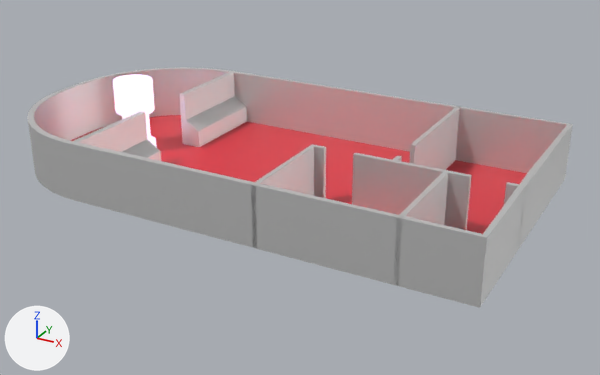
One commit to the Blender file Assets/Level.blend: the scene before it, then after it.
Camera for both pictures: a camera (50 mm lens) standing at (6.14, -14.76, 7.28) and looking at (-1.95, -0.05, -0.07). The lights are fixed; the arrows at lower left show +X, +Y and +Z.

The older version as bpy lines, for what is in view:
```python
ob_cube = bpy.data.objects.new('Cube', me_cube)
ob_cube.location = (0.0, 0.0, 0.0)
ob_cube.scale = (3.08, 3.08, 1.0)
ob_cube_001 = bpy.data.objects.new('Cube.001', me_cube_001)
ob_cube_001.location = (2.08, 2.08, 0.29)
ob_cube_003 = bpy.data.objects.new('Cube.003', me_cube_003)
ob_cube_003.location = (0.9, -0.17, 0.29)
ob_cube_004 = bpy.data.objects.new('Cube.004', me_cube_004)
ob_cube_004.location = (0.0, 0.0, 0.0)
ob_cube_004.scale = (3.08, 3.08, 1.0)
ob_cube_005 = bpy.data.objects.new('Cube.005', me_cube_005)
ob_cube_005.location = (-5.64, 1.51, 0.64)
ob_cube_006 = bpy.data.objects.new('Cube.006', me_cube_006)
ob_cube_006.location = (-5.62, -2.19, 0.64)
ob_cylinder = bpy.data.objects.new('Cylinder', me_cylinder)
ob_cylinder.location = (-6.48, 0.0, 0.54)
ob_cylinder.scale = (0.321, 0.321, 0.321)
```
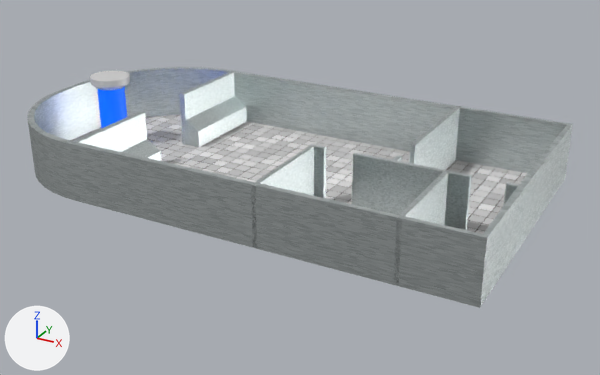
Commit message: Updated Level

Where the newer file only moved an object's origin or applied its transform, the numbers keep the older frame.

Where the change shows, as pixel boxes [x1, y1, x2, y2] in the pictures (600 x 375 px; the box of a moved part takes in the faces that stretch with it):
'Cube', recoloured
    both: [27, 67, 573, 308]
'Cube.004', recoloured (red to grey)
    both: [70, 115, 527, 234]
'Cube.003', recoloured
    both: [251, 144, 448, 286]
'Cube.001', recoloured
    both: [388, 106, 526, 251]
'Cube.005', recoloured (grey to white)
    both: [179, 72, 247, 147]
'Cylinder', recoloured, reshaped, moved
    before: [113, 74, 157, 148]
    after: [90, 71, 130, 128]
'Cube.006', recoloured
    both: [74, 111, 161, 161]
part 1 of me_cylinder, moved or reshaped
    before: [113, 79, 155, 141]
    after: [90, 75, 130, 128]
part 2 of me_cylinder, recoloured
    before: [150, 136, 157, 148]
part 3 of me_cylinder, recoloured
    before: [113, 74, 152, 85]
    after: [90, 71, 129, 81]

Patch to the scene script:
```diff
--- a/Assets/Level.blend.py
+++ b/Assets/Level.blend.py
@@ mat_material_001 @@
 mat_material_001 = principled_material('Material.001')
-mat_material_001.base_color = (0.8, 0.8, 0.8)  # white #e7e7e7
+mat_material_001.base_color = (1.0, 1.0, 1.0)  # white #ffffff
 mat_material_001.metallic = 0.692
@@ mat_galvanized_steel @@
+mat_galvanized_steel = bpy.data.materials.new('Galvanized Steel')
+# nodes: BsdfAnisotropic, Gamma, Math, Mix, MixShader, OutputMaterial, RGBToBW, TexNoise, TexVoronoi, Value
+# colours: white #efffff
@@ mat_1970_tiles @@
+mat_1970_tiles = bpy.data.materials.new('1970_tiles')
+# nodes: BsdfAnisotropic, BsdfDiffuse, Bump, Displacement, Mapping, Math, MixShader, OutputMaterial, TexBrick, TexCoord, TexNoise, ValToRGB, VectorMath
+# colours: white #ffffff, dark grey #4c4a4b, grey #b6b6b6, light grey #d7d7d7
@@ mat_material_004 @@
+mat_material_004 = principled_material('Material.004')
+mat_material_004.base_color = (0.0, 0.104, 0.8)  # blue #005be7
+mat_material_004.emission_color = (0.0, 0.105, 0.799)  # blue #005be7
+mat_material_004.emission_strength = 1.0
@@ me_cube @@
 me_cube.from_pydata(...)  # 120 vertices, 120 faces; spans x -2.74..1.0, y -1.0..1.0, z 0.0..1.29
-me_cube.materials.append(mat_material_001)  # white #e7e7e7
+me_cube.materials.append(mat_galvanized_steel)
@@ me_cylinder @@
 me_cylinder.from_pydata(...)  # 192 vertices, 162 faces; spans x -1.44..1.44, y -1.44..1.44, z -1.78..3.67
 # used by ob_cylinder; location = (-6.48, 0.0, 0.54); scale = (0.321, 0.321, 0.321)
+# me_cylinder part 1: all 64 vertices in x -1.44..1.44, y -1.44..1.44, z 1.0..1.34 are moved by (0.0, 0.0, 1.84)
+# me_cylinder part 2: all 65 faces centred in x -1.36..1.36, y -1.36..1.36, z -1.78..-1.05 switch from mat_material_002 (purple #c23ae0) to mat_material_001 (white #ffffff)
+# me_cylinder part 3: all 65 faces centred in x -1.43..1.43, y -1.43..1.43, z 1.17..3.67 switch from mat_material_002 (purple #c23ae0) to mat_material_001 (white #ffffff)
+me_cylinder.materials.append(mat_material_004)  # blue #005be7
@@ me_cube_001 @@
 me_cube_001.from_pydata(...)  # 28 vertices, 22 faces; spans x -1.62..1.0, y -2.91..1.0, z -0.29..1.0
-me_cube_001.materials.append(mat_material_001)  # white #e7e7e7
+me_cube_001.materials.append(mat_galvanized_steel)
@@ me_cube_003 @@
 me_cube_003.from_pydata(...)  # 28 vertices, 22 faces; spans x -2.19..0.75, y -2.91..-0.57, z -0.29..1.0
-me_cube_003.materials.append(mat_material_001)  # white #e7e7e7
+me_cube_003.materials.append(mat_galvanized_steel)
@@ me_cube_004 @@
 me_cube_004.from_pydata(...)  # 31 vertices, 4 faces; spans x -2.74..1.0, y -1.0..1.0, z 0.0
-me_cube_004.materials.append(mat_material)  # red #e73746
+me_cube_004.materials.append(mat_1970_tiles)
@@ me_cube_005 @@
 me_cube_005.from_pydata(...)  # 16 vertices, 14 faces; spans x -0.07..0.43, y -0.76..1.43, z -0.64..0.64
-me_cube_005.materials.append(mat_material_001)  # white #e7e7e7
+me_cube_005.materials.append(mat_galvanized_steel)
@@ me_cube_006 @@
 me_cube_006.from_pydata(...)  # 16 vertices, 14 faces; spans x -0.07..0.43, y -0.76..1.43, z -0.64..0.64
-me_cube_006.materials.append(mat_material_001)  # white #e7e7e7
+me_cube_006.materials.append(mat_galvanized_steel)
@@ ob_cylinder @@
 ob_cylinder = bpy.data.objects.new('Cylinder', me_cylinder)
-ob_cylinder.location = (-6.48, 0.0, 0.54)
+ob_cylinder.location = (-7.17, 0.0, 0.54)
 ob_cylinder.scale = (0.321, 0.321, 0.321)
```
